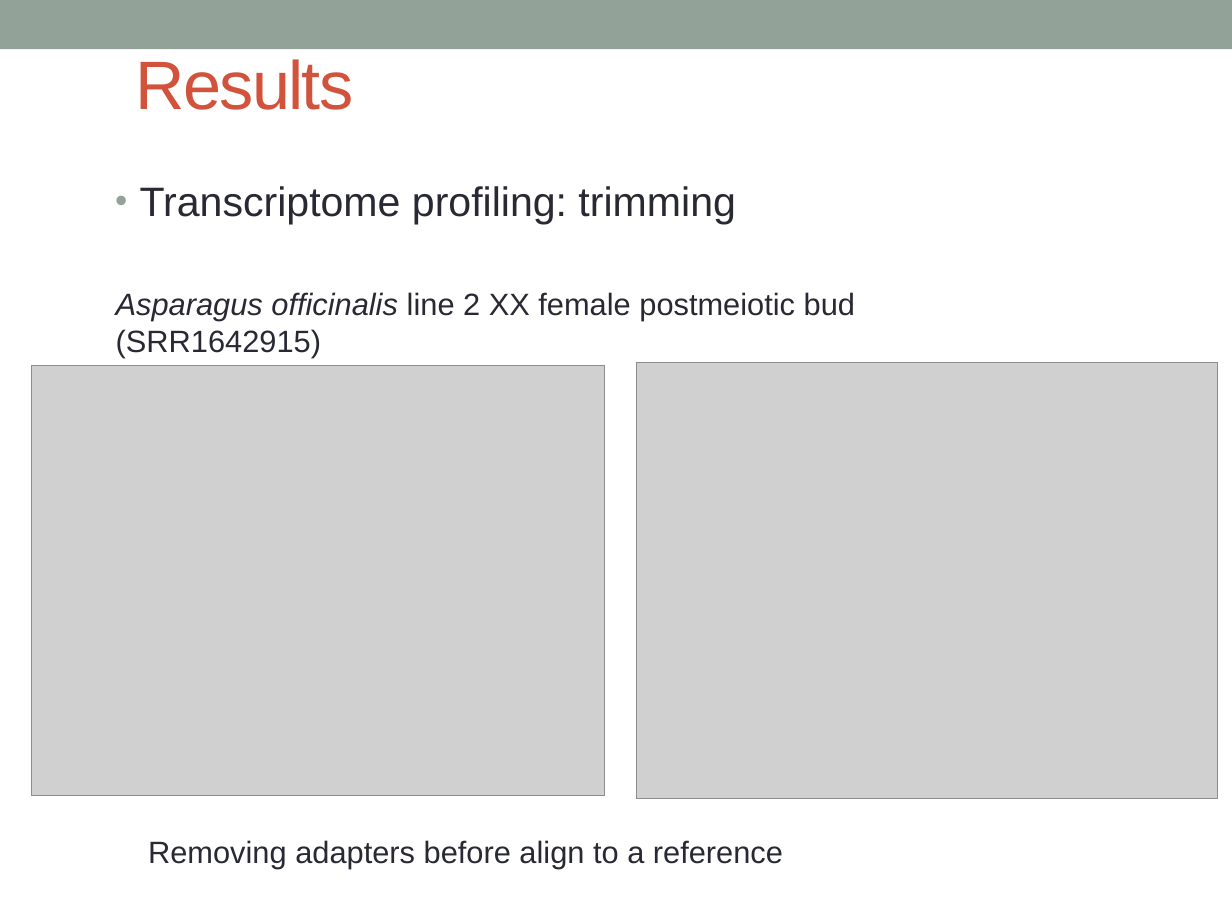
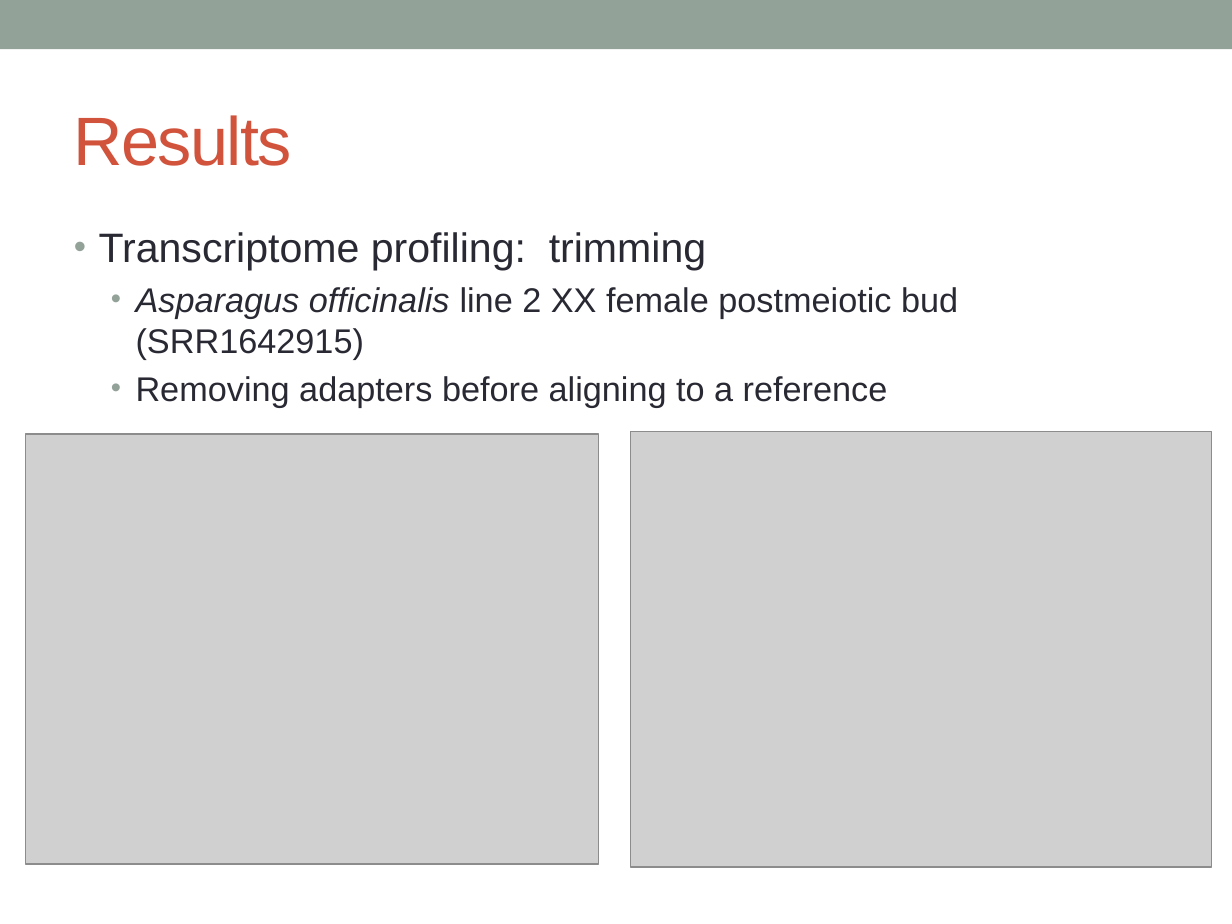
Before and after one commit to katholan/BCB546X-Spring2017_Valerin_final_project, a slide deck: slide 12 of asparagus.pptx. Drawn at 1232x924 pixels with LibreOffice and Linux fonts; fonts in the diff are those of the drawing; grey boxes stand for pictures. Boxes give left, top, right and bottom in pixels: in the first picture for what was removed or moved away, otherwise in the second. Text is boxed around its words. In the diff, an @@ line names an element or a change of style, - is before the commit and + after.

```diff
--- a/asparagus.pptx
+++ b/asparagus.pptx
@@ title "Results": place and size @@
-title "Results" at (136,59,354,110)
+title "Results" at (74,115,292,166)
@@ text "Transcriptome profiling: trimming": place and size @@
-text "Transcriptome profiling: trimming" at (140,186,735,224)
+text "Transcriptome profiling: trimming" at (99,232,958,407)
@@ text removed at (116,292,855,357) @@
-Asparagus officinalis line 2 XX female postmeiotic bud (SRR1642915)
@@ text at (136,287,958,407): paragraphs added @@
+  • Asparagus officinalis line 2 XX female postmeiotic bud (SRR1642915)
+  • Removing adapters before aligning to a reference
@@ picture: place and size @@
-picture at (32,366,605,796)
+picture at (26,434,599,864)
@@ picture: place and size @@
-picture at (637,362,1218,798)
+picture at (631,431,1212,867)
@@ text removed at (148,840,783,869) @@
-Removing adapters before align to a reference
```
Also in this commit, not shown: 15 other slides changed, 4 slides added, 1 slide removed.
